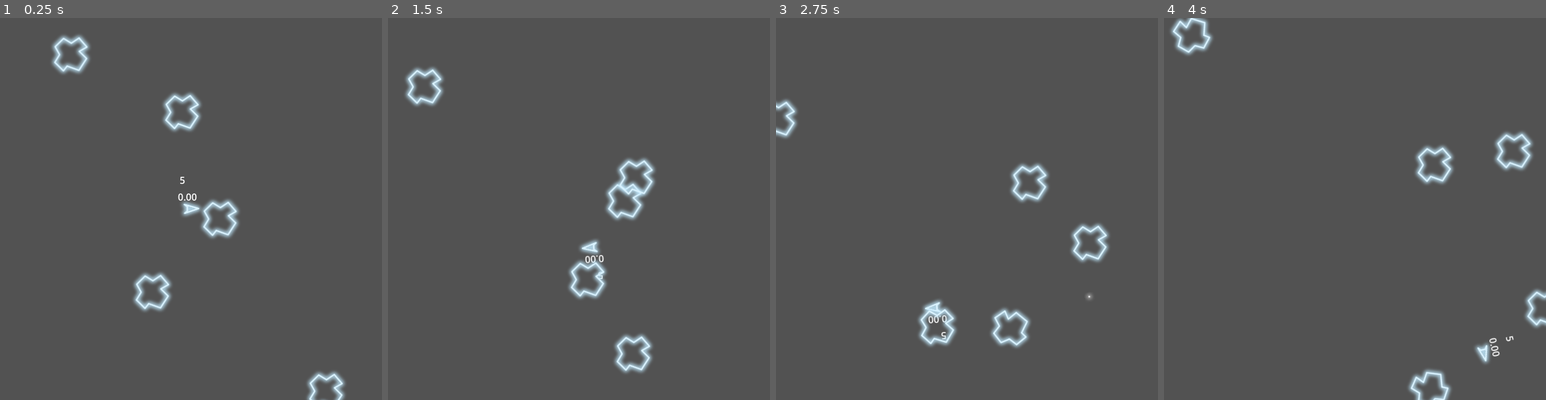
Above: before the commit, frames 1-4 (left to right).
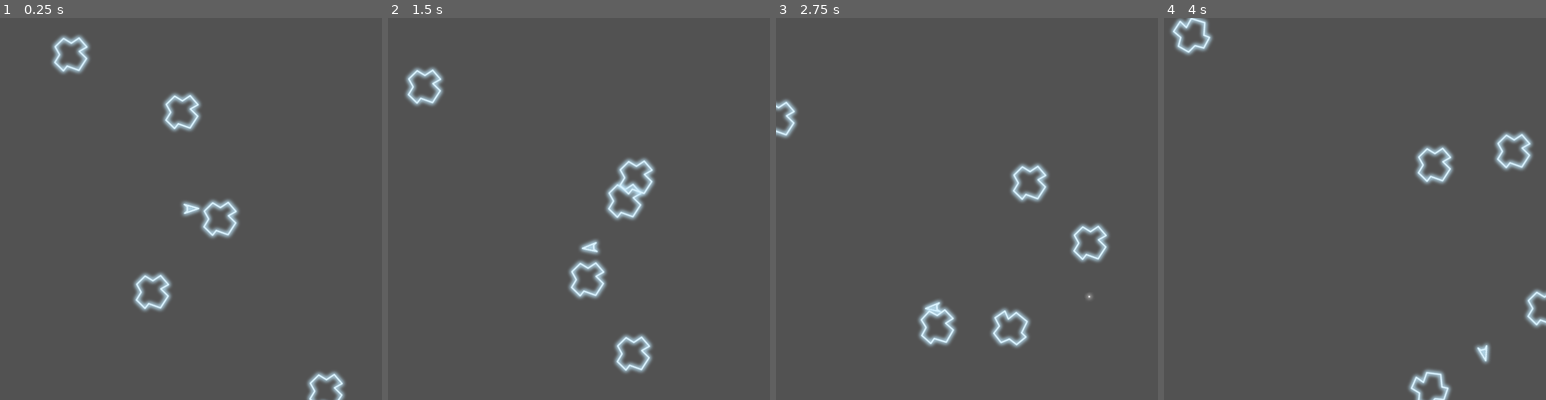
Above: after the commit, the same moments.

Repository: davidward462/asteroids
Game: Godot game, scene res://scenes/main.tscn
The game is run twice, just before and just after one commit, with the same random seed, the same clock (stepped at 60 frames per second) and the same inputs.
Inputs:
- Up to frame 1 (0.25 s): no input
- Up to frame 2 (1.5 s): hold W (accelerate) 0.53-1.28 s; hold D (rotate_clockwise) 0.53-1.28 s; tap A (rotate_counterclockwise) at 1.35 s
- Up to frame 3 (2.75 s): hold W (accelerate) from 2.03 s (still down); tap Space (shoot) at 2.1 s
- Up to frame 4 (4 s): tap D (rotate_clockwise) at 2.85 s; release W (accelerate) at 3.53 s; hold A (rotate_counterclockwise) from 3.53 s (still down)

The runs differ from the first frame. In frame 1, less than 0.1% of the frame differs, in the area x 46-52%, y 41-48%; in frame 2, less than 0.1%; in frame 3, less than 0.1%; in frame 4, less than 0.1%, in the area x 85-92%, y 83-89%.

Commit message:
do not print to debug labels

Diff:
--- a/scripts/player.gd
+++ b/scripts/player.gd
@@ -44,8 +44,8 @@
 
 	# TODO: remove these when no longer needed.
 	#velocity_label.text = "(%.1f, %.1f)" % [v_x, v_y]
-	rotation_label.text = "%.2f" % regen
-	velocity_label.text = "%d" % ammo
+	#rotation_label.text = "%.2f" % regen
+	#velocity_label.text = "%d" % ammo
 
 	if ammo < 5:
 		# if we have less than max ammo
